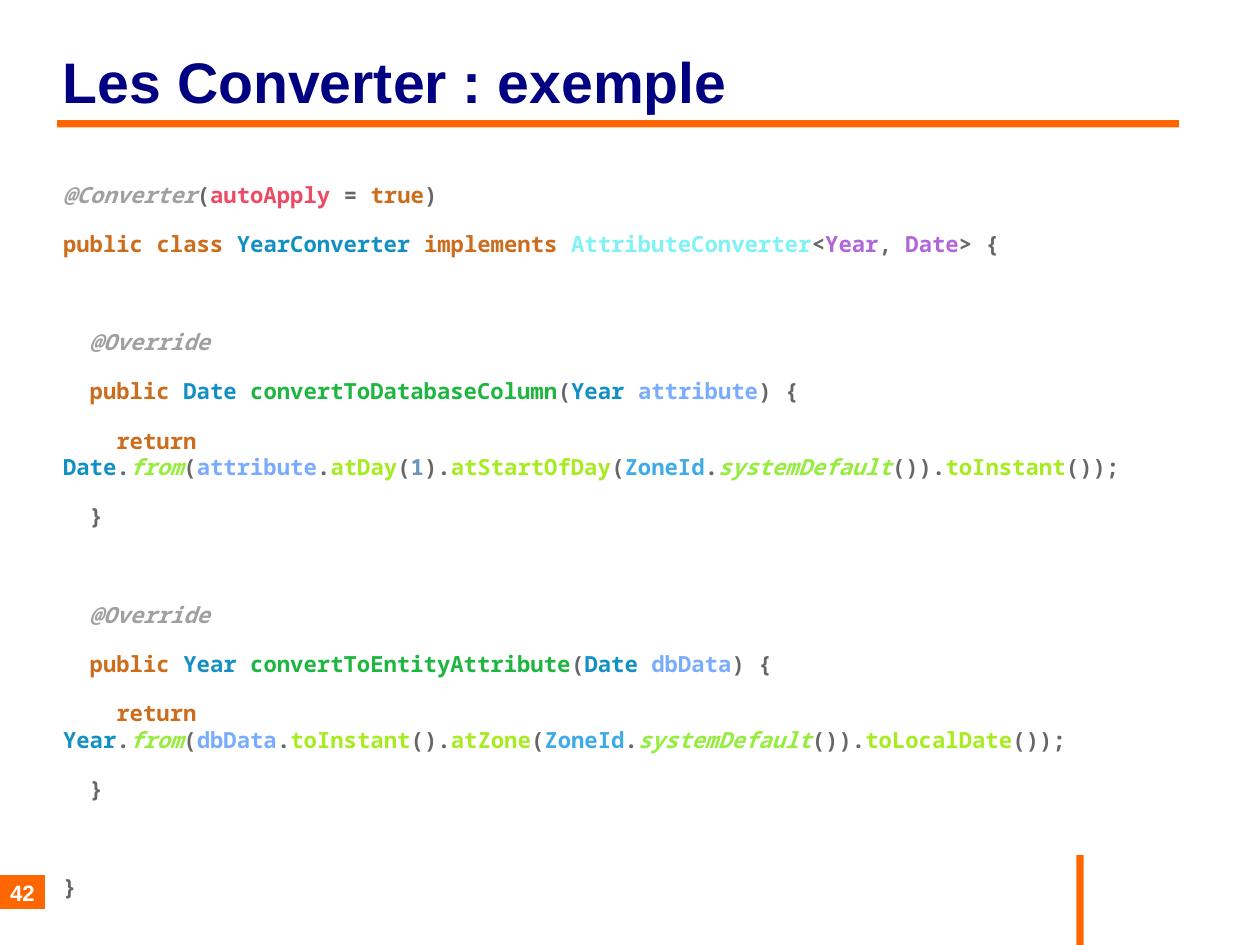
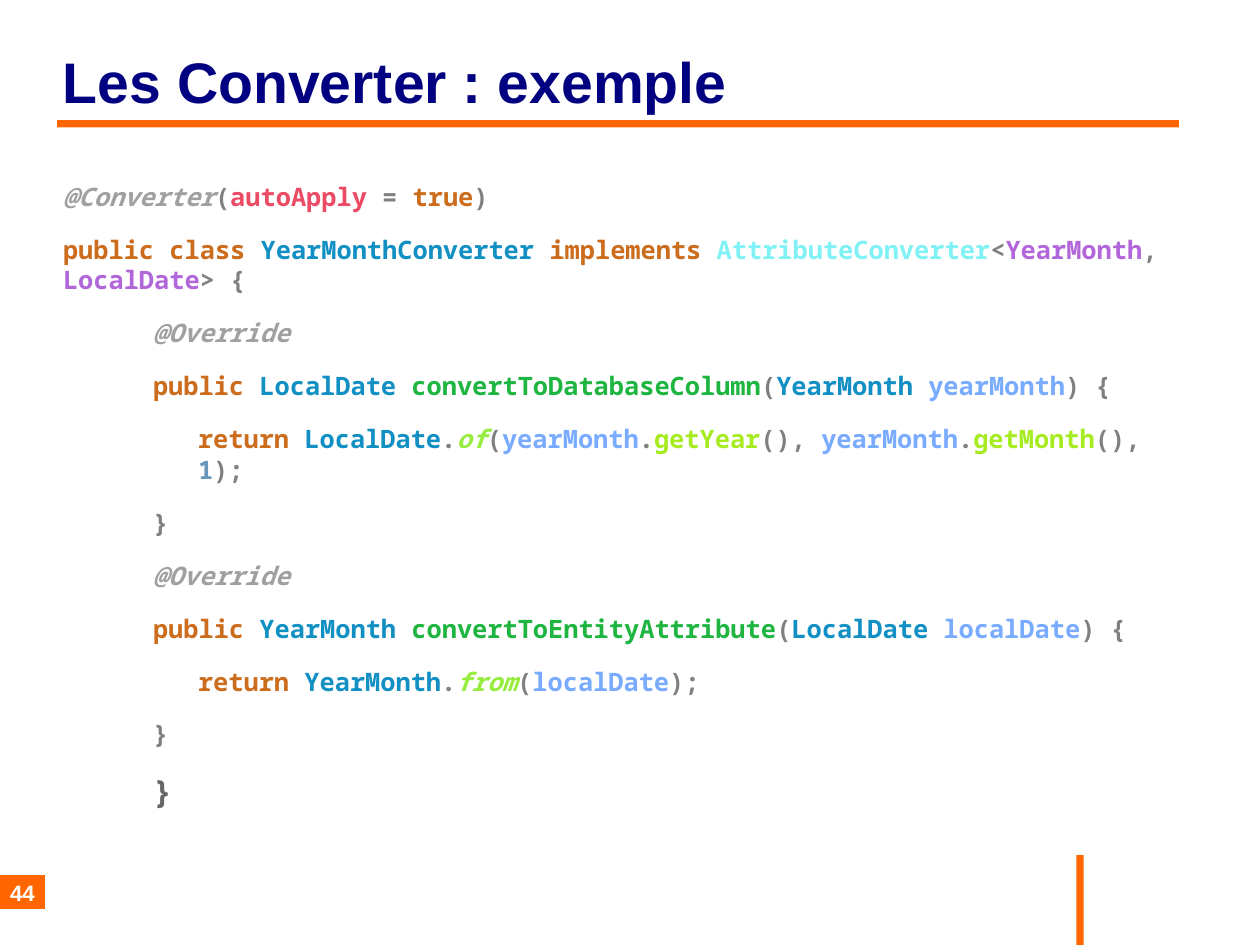
Before and after one commit to philphils/formation-hibernate-basique, a slide deck: slide 44 of Documentation/diapo_formation_hibernate.odp (slide 42 before the commit). Drawn at 1260x945 pixels with LibreOffice and Linux fonts; fonts in the diff are those of the drawing; background and template pictures are left out. Boxes give left, top, right and bottom in pixels: in the first picture for what was removed or moved away, otherwise in the second. Text is boxed around its words. In the diff, an @@ line names an element or a change of style, - is before the commit and + after.

```diff
--- a/Documentation/diapo_formation_hibernate.odp
+++ b/Documentation/diapo_formation_hibernate.odp
@@ text at (63, 186, 489, 587): size 14 to 16 pt in "@Converter(autoApply = true)", "@Override", "}", "@Override" and 1 more places; text colour #666666 to #808080 in "@Converter(autoApply = true)", "}", "}"; size 14 to 20 pt in "}"; indent changed @@
@@ text at (63, 239, 1158, 289): text changed; size 14 to 16 pt @@
-public class YearConverter implements AttributeConverter<Year, Date> {
+public class YearMonthConverter implements AttributeConverter<YearMonth, LocalDate> {
@@ text at (153, 375, 1140, 483): text changed; size 14 to 16 pt; text colour #A7EC21 to #1290C3 @@
-public Date convertToDatabaseColumn(Year attribute) {
-return Date.from(attribute.atDay(1).atStartOfDay(ZoneId.systemDefault()).toInstant());
+public LocalDate convertToDatabaseColumn(YearMonth yearMonth) {
+return LocalDate.of(yearMonth.getYear(), yearMonth.getMonth(), 1);
@@ text at (153, 618, 1095, 695): text changed; size 14 to 16 pt; text colour #A7EC21 to #1290C3 @@
-public Year convertToEntityAttribute(Date dbData) {
-return Year.from(dbData.toInstant().atZone(ZoneId.systemDefault()).toLocalDate());
+public YearMonth convertToEntityAttribute(LocalDate localDate) {
+return YearMonth.from(localDate);
@@ page number at (10, 885, 35, 901): text changed @@
-42
+44
```
Also in this commit, not shown: 1 other slide changed, 2 slides added.
